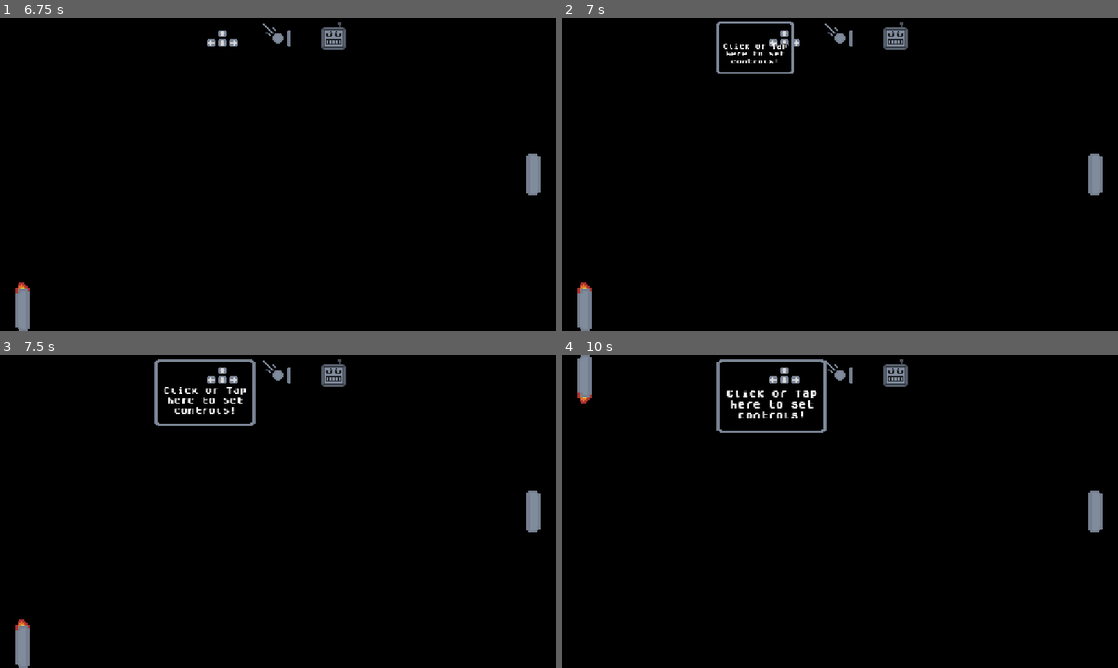
Above: before the commit, frames 1-4 (two rows, left to right).
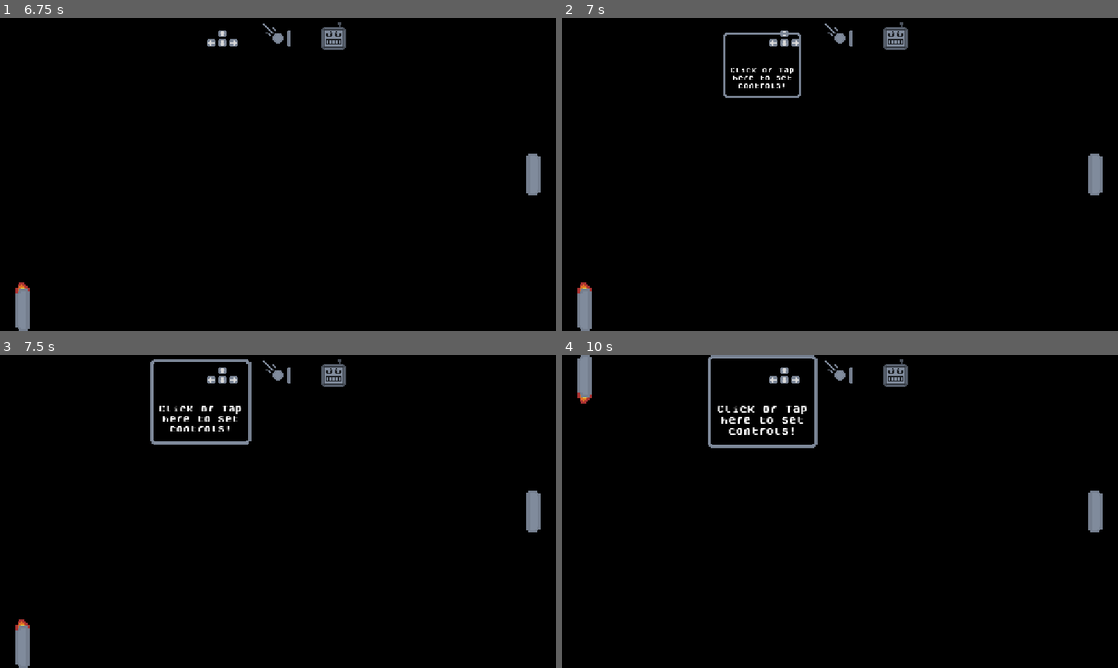
Above: after the commit, the same moments.

Repository: where-fore/pong
Game: Godot game, scene res://scenes/main_menu.tscn
Two runs of this game, one before a commit and one after it. Both use one fixed random seed, a clock stepped at 60 frames per second and the inputs below.
Inputs (mouse positions are in pixels of both pictures, inside the frame that each line leads up to):
- Up to frame 1 (6.75 s): tap Enter (start_game) at 0.5, 0.6, 1.35, 2.1, 2.85, 5.75, 5.85, 6.5, 6.6 s; move the mouse to (400, 158) at 0.52 s; hold E (move_up) 0.53-1.28 s; move the mouse to (166, 190) at 1.27 s; hold S (move_down) 1.28-2.03 s; move the mouse to (333, 105) at 2.02 s; hold E (move_up) 2.03-3.5 s; move the mouse to (250, 237) at 2.77 s; click "Begin Pong Vs Computer" at 3.5 s; click "Begin Pong Vs Computer" at 4.25 s; click "Begin Pong Vs Local Friend" at 5 s; move the mouse to (444, 221) at 5.77 s; hold S (move_down) from 5.78 s (still down); move the mouse to (111, 127) at 6.52 s
- Up to frame 2 (7 s): keep holding S (move_down)
- Up to frame 3 (7.5 s): keep holding S (move_down); tap Enter (start_game) at 7.25, 7.35 s; move the mouse to (305, 511) at 7.27 s
- Up to frame 4 (10 s): tap Enter (start_game) at 8, 8.1, 8.75, 8.85, 9.6 s; move the mouse to (756, 433) at 8.02 s; release S (move_down) at 8.03 s; hold E (move_up) from 8.03 s (still down); move the mouse to (962, 495) at 8.77 s; move the mouse to (728, 527) at 9.52 s

Frame 1 is identical in both runs. In frame 2, 1.0% of the frame differs, in the area x 27-43%, y 1-26%; in frame 3, 1.5%; in frame 4, 2.1%, in the area x 26-48%, y 0-30%.

Commit message:
clean up popup
pivot is now centered, so it grows nicely

Diff:
--- a/project/scenes/hud.tscn
+++ b/project/scenes/hud.tscn
@@ -19,58 +19,6 @@
 anchor_left = 0.4
 anchor_right = 0.4
 texture = ExtResource("6_5pdws")
-
-[node name="Input Button Parent" type="Control" parent="Left Score Icon"]
-layout_mode = 1
-anchors_preset = 15
-anchor_right = 1.0
-anchor_bottom = 1.0
-grow_horizontal = 2
-grow_vertical = 2
-
-[node name="Input Change Button" type="Button" parent="Left Score Icon/Input Button Parent"]
-modulate = Color(1, 1, 1, 0)
-layout_mode = 1
-anchors_preset = -1
-anchor_left = -1.5
-anchor_right = 1.5
-anchor_bottom = 2.0
-offset_top = -4.0
-offset_right = 8.0
-offset_bottom = 4.0
-grow_vertical = 2
-focus_mode = 0
-button_mask = 3
-
-[node name="Border" type="TextureRect" parent="Left Score Icon/Input Button Parent"]
-layout_mode = 1
-anchors_preset = -1
-anchor_left = -1.5
-anchor_right = 1.5
-anchor_bottom = 2.0
-grow_horizontal = 2
-grow_vertical = 2
-mouse_filter = 2
-texture = ExtResource("3_uo2fv")
-script = ExtResource("4_047uy")
-
-[node name="Input Change Label" type="Label" parent="Left Score Icon/Input Button Parent/Border"]
-layout_mode = 1
-anchors_preset = 7
-anchor_left = 0.5
-anchor_top = 1.0
-anchor_right = 0.5
-anchor_bottom = 1.0
-offset_left = -96.0
-offset_top = -126.0
-offset_right = 96.0
-grow_horizontal = 2
-grow_vertical = 0
-text = "Click or Tap
-here to set
-controls!"
-horizontal_alignment = 1
-vertical_alignment = 1
 
 [node name="Right Score Icon" parent="." instance=ExtResource("5_hd3ao")]
 anchor_left = 0.6
@@ -106,5 +54,66 @@
 theme_override_font_sizes/font_size = 32
 horizontal_alignment = 1
 
-[connection signal="pressed" from="Left Score Icon/Input Button Parent/Input Change Button" to="." method="_on_input_change_button_pressed"]
-[connection signal="pressed" from="Left Score Icon/Input Button Parent/Input Change Button" to="Left Score Icon/Input Button Parent/Border" method="_on_input_change_button_pressed"]
+[node name="Input Button Parent" type="Control" parent="."]
+layout_mode = 3
+anchor_left = 0.36
+anchor_top = 0.15
+anchor_right = 0.36
+anchor_bottom = 0.15
+offset_bottom = 1.2397766e-05
+grow_horizontal = 2
+
+[node name="Input Change Button" type="Button" parent="Input Button Parent"]
+modulate = Color(1, 1, 1, 0)
+layout_mode = 1
+anchors_preset = 8
+anchor_left = 0.5
+anchor_top = 0.5
+anchor_right = 0.5
+anchor_bottom = 0.5
+offset_left = -112.5
+offset_top = -94.999985
+offset_right = 112.5
+offset_bottom = 94.999985
+grow_horizontal = 2
+grow_vertical = 2
+focus_mode = 0
+button_mask = 3
+
+[node name="Border" type="TextureRect" parent="Input Button Parent"]
+layout_mode = 1
+anchors_preset = 8
+anchor_left = 0.5
+anchor_top = 0.5
+anchor_right = 0.5
+anchor_bottom = 0.5
+offset_left = -120.25
+offset_top = -101.249985
+offset_right = 120.25
+offset_bottom = 101.249985
+grow_horizontal = 2
+grow_vertical = 2
+mouse_filter = 2
+texture = ExtResource("3_uo2fv")
+script = ExtResource("4_047uy")
+
+[node name="Input Change Label" type="Label" parent="Input Button Parent/Border"]
+layout_mode = 1
+anchors_preset = 7
+anchor_left = 0.5
+anchor_top = 1.0
+anchor_right = 0.5
+anchor_bottom = 1.0
+offset_left = -96.0
+offset_top = -126.0
+offset_right = 96.0
+grow_horizontal = 2
+grow_vertical = 0
+text = "Click or Tap
+here to set
+controls!"
+horizontal_alignment = 1
+vertical_alignment = 1
+
+[connection signal="pressed" from="Input Button Parent/Input Change Button" to="." method="_on_input_change_button_pressed"]
+[connection signal="pressed" from="Input Button Parent/Input Change Button" to="Input Button Parent/Border" method="_on_input_change_button_pressed"]
--- a/project/scripts/input_change_button.gd
+++ b/project/scripts/input_change_button.gd
@@ -10,6 +10,9 @@
 
 # Called when the node enters the scene tree for the first time.
 func _ready() -> void:
+
+	#set pivot to center, set in editor - so i can grow it later
+	pivot_offset = size / 2
 
 	#save scale that was set in editor, then set to 0 to prep fade in
 	var original_property_value = self.scale
